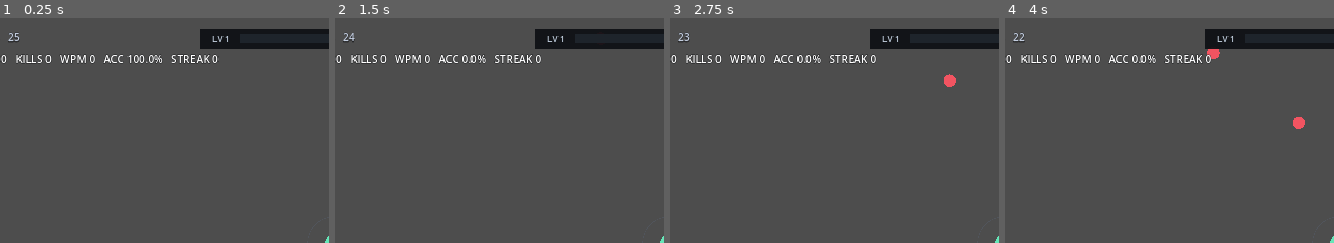
Above: before the commit, frames 1-4 (left to right).
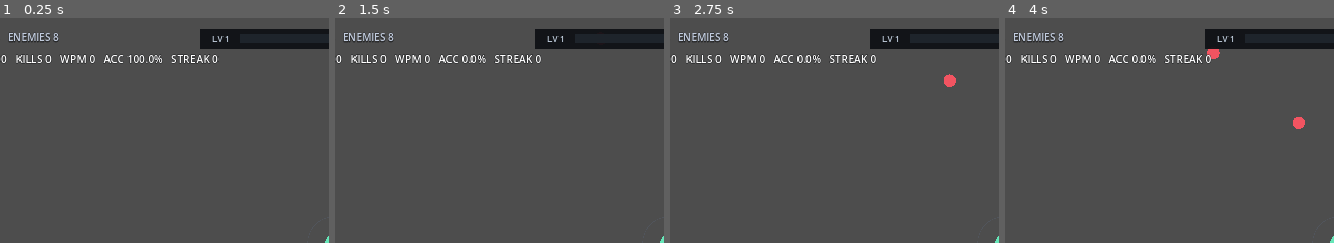
Above: after the commit, the same moments.

Repository: jlcuenca00/typing-roguelite
Game: Godot game, scene res://scenes/Main.tscn
The game is run twice, just before and just after one commit, with the same random seed, the same clock (stepped at 60 frames per second) and the same inputs.
Inputs:
- Up to frame 1 (0.25 s): no input
- Up to frame 2 (1.5 s): tap Enter at 0.5 s; tap R at 0.6, 1.35 s; tap Space at 1.25 s
- Up to frame 3 (2.75 s): tap R at 2.1 s
- Up to frame 4 (4 s): tap Enter at 2.75 s; tap R at 2.85, 3.6 s
The pictures show only the part of the screen within x 9-59%, y 0-50%; the shares and areas given below are measured in that part.

The runs differ from the first frame. In frame 1, 0.3% of the frame differs, in the area x 2-18%, y 6-11%; in frame 2, 0.3%; in frame 3, 0.3%; in frame 4, 0.3%.

Commit message:
balance: make waves enemy-count based

Diff:
--- a/game/scripts/main.gd
+++ b/game/scripts/main.gd
@@ -16,17 +16,17 @@
 const FIXED_WORD_X := 48.0
 
 const TOTAL_WAVES := 8
-# Early waves are intentionally short so they contain fewer enemies.
-# Later waves get longer, giving the build more time to ramp and be tested.
-const WAVE_DURATIONS := [
-	25.0,
-	35.0,
-	45.0,
-	55.0,
-	65.0,
-	75.0,
-	85.0,
-	95.0
+# Waves are defined by enemy count, not a timer. Early waves are small and
+# readable; later waves scale into larger hordes as the build comes online.
+const WAVE_ENEMY_COUNTS := [
+	8,
+	12,
+	18,
+	26,
+	36,
+	48,
+	62,
+	80
 ]
 
 var rng := RandomNumberGenerator.new()
@@ -69,7 +69,8 @@
 var run_complete := false
 
 var current_wave := 1
-var wave_time_remaining := 25.0
+var wave_spawned_count := 0
+var wave_resolved_count := 0
 var wave_spawning := true
 var wave_intermission := false
 
@@ -134,7 +135,6 @@
 	combat.load_definitions("starter")
 	_load_words()
 	_load_upgrades()
-	wave_time_remaining = _wave_duration_for(current_wave)
 
 	for i in range(WORD_BUFFER):
 		_append_random_word()
@@ -166,15 +166,15 @@
 	shake_time = maxf(shake_time - delta, 0.0)
 
 	if wave_spawning:
-		wave_time_remaining = maxf(wave_time_remaining - delta, 0.0)
 		spawn_timer -= delta
 
 		if spawn_timer <= 0.0:
 			_spawn_enemy()
+			wave_spawned_count += 1
 			spawn_timer = spawn_interval
 
-		if wave_time_remaining <= 0.0:
-			wave_spawning = false
+			if wave_spawned_count >= _wave_enemy_count(current_wave):
+				wave_spawning = false
 
 	_update_enemies(delta)
 	_update_bullets(delta)
@@ -183,7 +183,13 @@
 	_update_particles(delta)
 	_update_damage_numbers(delta)
 
-	if not wave_spawning and enemies.is_empty() and not _has_pending_xp_particles() and not wave_intermission:
+	if (
+		not wave_spawning
+		and wave_resolved_count >= _wave_enemy_count(current_wave)
+		and enemies.is_empty()
+		and not _has_pending_xp_particles()
+		and not wave_intermission
+	):
 		_finish_wave()
 
 	_update_wave_ui()
@@ -457,6 +463,7 @@
 				7
 			)
 			enemies.remove_at(i)
+			wave_resolved_count += 1
 
 			if hp <= 0.0:
 				_end_run()
@@ -778,6 +785,7 @@
 
 	enemies.remove_at(index)
 	kills += 1
+	wave_resolved_count += 1
 	_spawn_death_particles(position)
 	_spawn_xp_particles(position, 1)
 
@@ -1126,13 +1134,13 @@
 	_update_stats()
 
 
-func _wave_duration_for(wave_number: int) -> float:
+func _wave_enemy_count(wave_number: int) -> int:
 	var index := clampi(
 		wave_number - 1,
 		0,
-		WAVE_DURATIONS.size() - 1
-	)
-	return float(WAVE_DURATIONS[index])
+		WAVE_ENEMY_COUNTS.size() - 1
+	)
+	return int(WAVE_ENEMY_COUNTS[index])
 
 
 func _has_pending_xp_particles() -> bool:
@@ -1166,7 +1174,8 @@
 	upgrade_overlay.visible = false
 	wave_intermission = false
 	current_wave += 1
-	wave_time_remaining = _wave_duration_for(current_wave)
+	wave_spawned_count = 0
+	wave_resolved_count = 0
 	wave_spawning = true
 	spawn_timer = 0.35
 	spawn_interval = maxf(0.30, 0.95 - float(current_wave - 1) * 0.045)
@@ -1200,16 +1209,13 @@
 		]
 	elif wave_intermission:
 		wave_label.text = "WAVE %d / %d   CLEARED" % [current_wave, TOTAL_WAVES]
-	elif wave_spawning:
-		wave_label.text = "WAVE %d / %d   %02d" % [
+	else:
+		var total_enemies := _wave_enemy_count(current_wave)
+		var remaining := maxi(total_enemies - wave_resolved_count, 0)
+		wave_label.text = "WAVE %d / %d   ENEMIES %d" % [
 			current_wave,
 			TOTAL_WAVES,
-			int(ceil(wave_time_remaining))
-		]
-	else:
-		wave_label.text = "WAVE %d / %d   CLEAR THE REST" % [
-			current_wave,
-			TOTAL_WAVES
+			remaining
 		]
 
 
